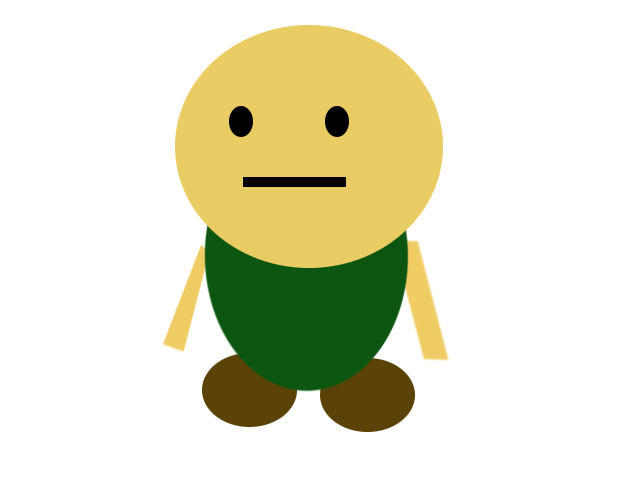
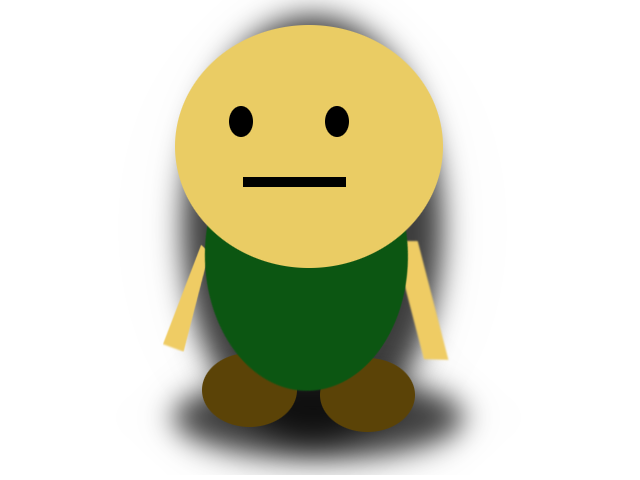
Two versions of the same layered image (640px x 480px). Layer-by-layer changes:
added layer "Layer #9" above "Background" over (144, 0, 493, 475)
